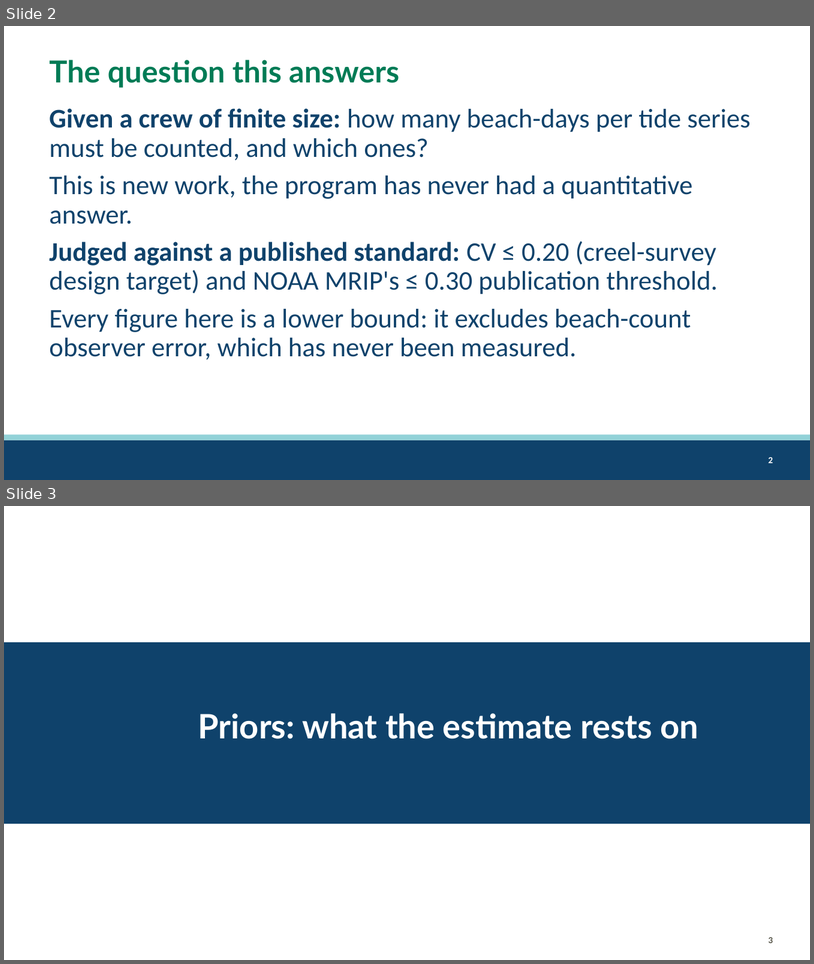
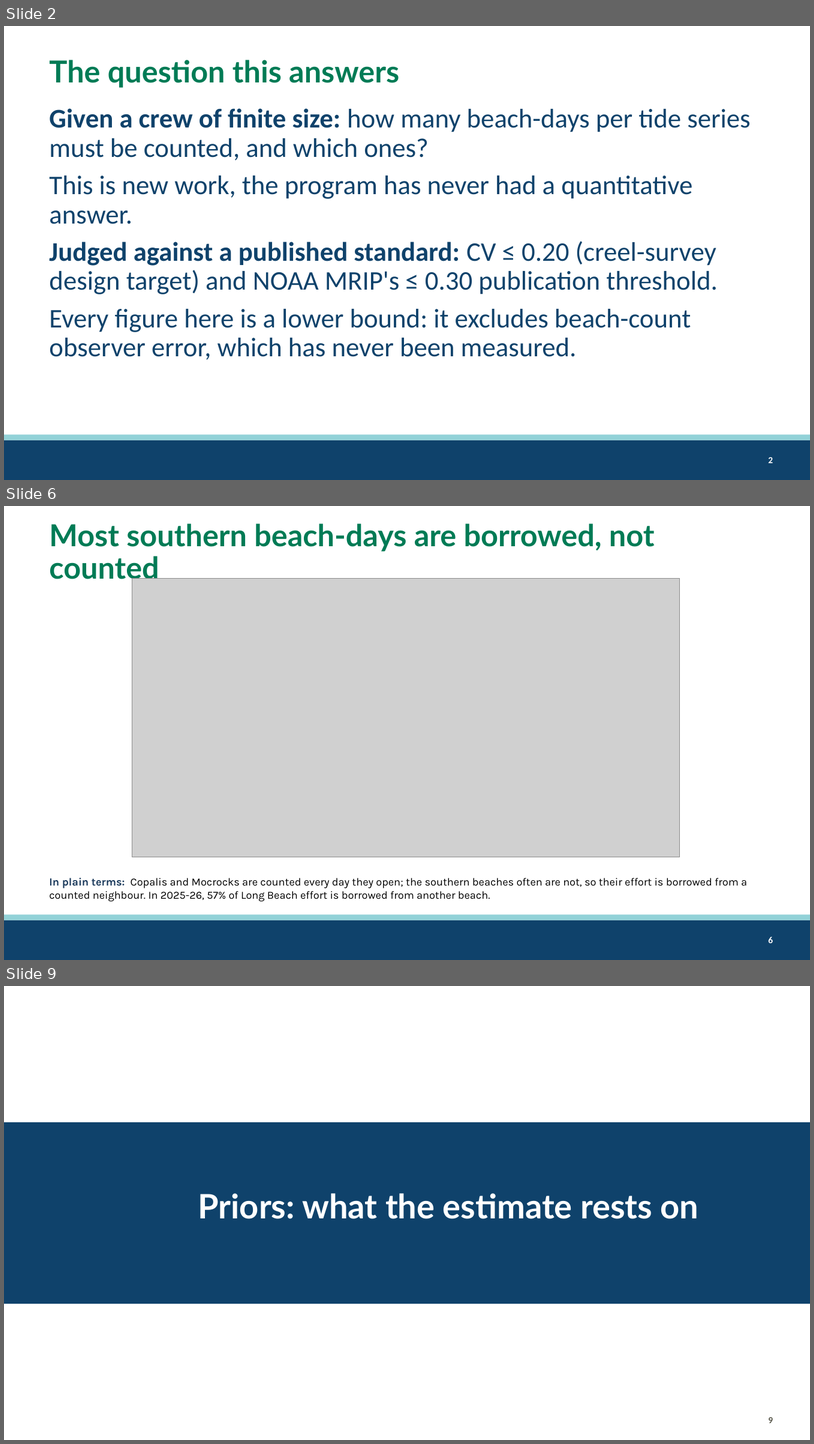
Before and after one commit to mattgeorgephd/razor-clam-harvest-monitoring, a slide deck: 07_presentations/razor-clam-sampling-design.pptx. Shown one above the other, each under a label of ours: slides 2 and 3 before the commit, slides 2, 6 and 9 after it; the slides between them are not shown. The pictures are 814x964 and 814x1444 pixels, drawn with LibreOffice and Linux fonts; fonts in the diff are those of the drawing; grey boxes stand for pictures; background and template pictures are left out. Boxes give left, top, right and bottom in pixels: in the first picture for what was removed or moved away, otherwise in the second. Text is boxed around its words. In the diff, an @@ line names an element or a change of style, - is before the commit and + after.

```diff
--- a/07_presentations/razor-clam-sampling-design.pptx
+++ b/07_presentations/razor-clam-sampling-design.pptx
@@ slide 6 added at (x1=4, y1=506, x2=810, y2=960), background #FFFFFF; not listed: 3 template elements that a slide beside it also shows @@
@@ title added at (x1=49, y1=523, x2=655, y2=584), 36 pt, text #007B55, bold @@
+Most southern beach-days are borrowed, not counted
@@ picture added at (x1=132, y1=579, x2=680, y2=857) @@
@@ text added at (x1=49, y1=877, x2=747, y2=901), 13 pt, text #000000 @@
+In plain terms: Copalis and Mocrocks are counted every day they open; the southern beaches often are not, so their effort is borrowed from a counted neighbour. In 2025-26, 57% of Long Beach effort is borrowed from another beach.
@@ what was slide 3 is now slide 9 @@
@@ page number at (x1=768, y1=1417, x2=773, y2=1423): text changed @@
-3
+9
```
Also in this commit, not shown: 1 slide changed, 6 other slides added, 1 slide removed, 9 other files.
